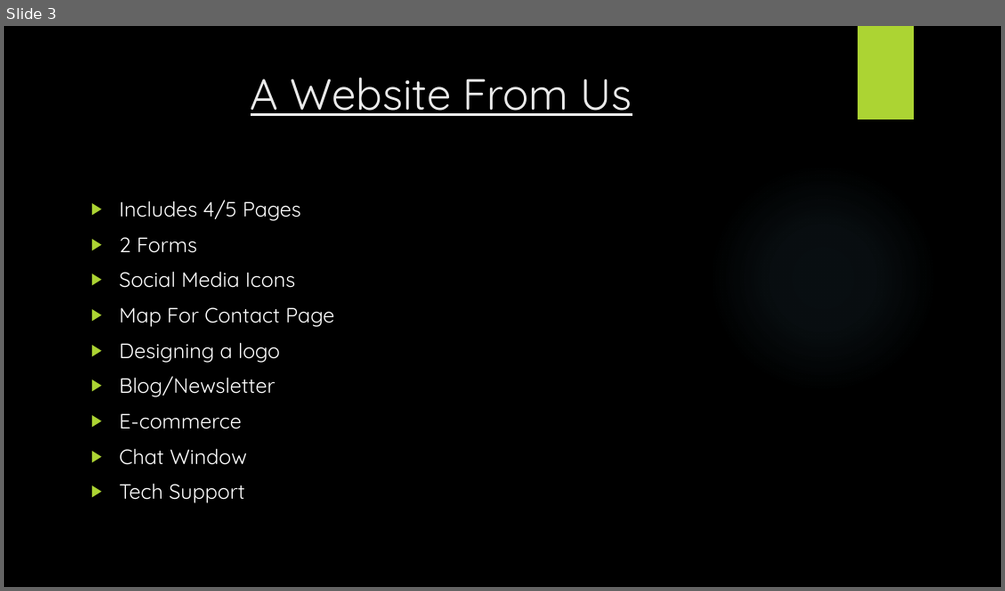
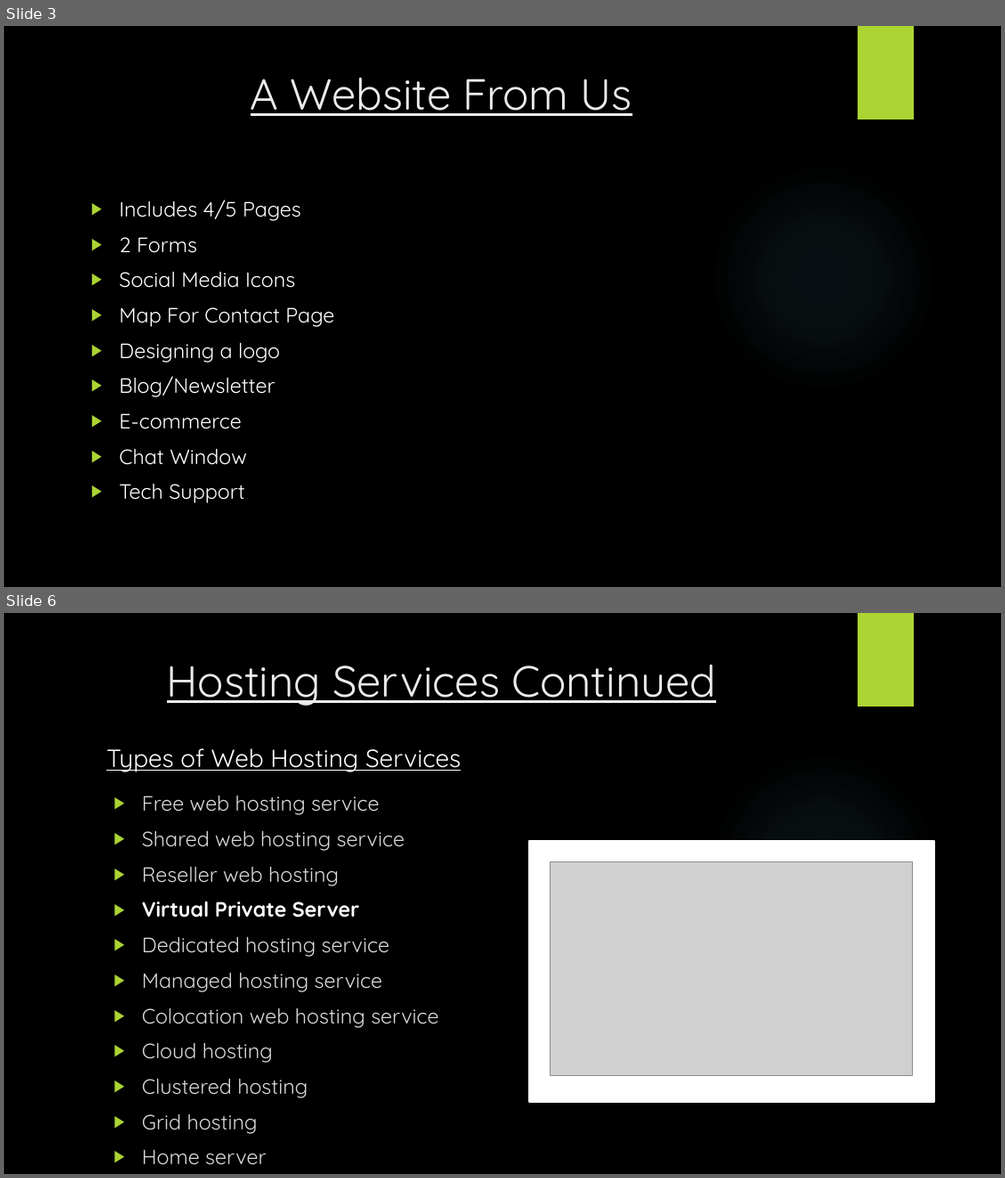
Before and after one commit to SAIT-OOSD-Team4/Group-Project, a slide deck: km3/KM3.pptx. Shown one above the other, each under a label of ours: slide 3 before the commit, slides 3 and 6 after it; the slides between them are not shown. The pictures are 1005x591 and 1005x1178 pixels, drawn with LibreOffice and Linux fonts; fonts in the diff are those of the drawing; grey boxes stand for pictures; background and template pictures are left out. Boxes give left, top, right and bottom in pixels: in the first picture for what was removed or moved away, otherwise in the second. Text is boxed around its words. In the diff, an @@ line names an element or a change of style, - is before the commit and + after.

```diff
--- a/km3/KM3.pptx
+++ b/km3/KM3.pptx
@@ slide 6 added at [4, 613, 1001, 1174], background picture (left out); not listed: 2 template elements that a slide beside it also shows @@
@@ title added at [167, 664, 716, 706], 42 pt, text #EBEBEB, underline @@
+Hosting Services Continued
@@ text added at [106, 748, 461, 772], 24 pt, text #FFFFFF, underline @@
+Types of Web Hosting Services
@@ text added at [142, 795, 438, 1165], 20 pt, text #D9D9D9 @@
+▶ Free web hosting service
+▶ Shared web hosting service
+▶ Reseller web hosting
+▶ Virtual Private Server
+▶ Dedicated hosting service
+▶ Managed hosting service
+▶ Colocation web hosting service
+▶ Cloud hosting
+▶ Clustered hosting
+▶ Grid hosting
+▶ Home server
@@ rectangle added at [529, 840, 934, 1102], fill #FFFFFF, outline #FFFFFF 1.5 pt @@
@@ picture added at [550, 862, 913, 1075] @@
```
Also in this commit, not shown: 3 slides changed, 1 other slide added.
